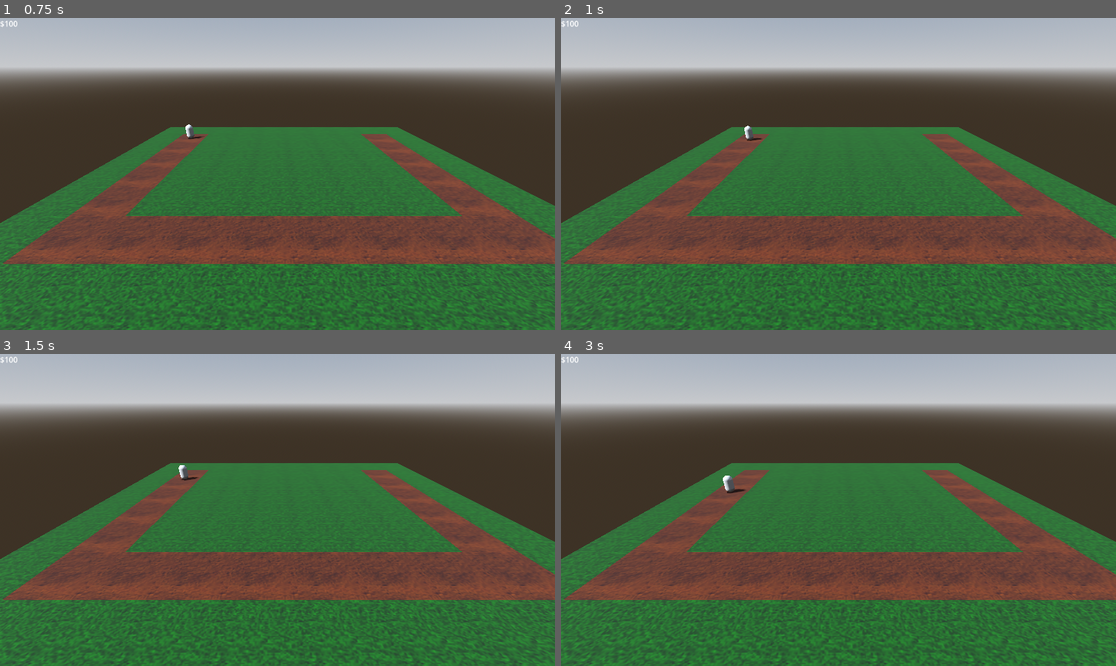
Above: before the commit, frames 1-4 (two rows, left to right).
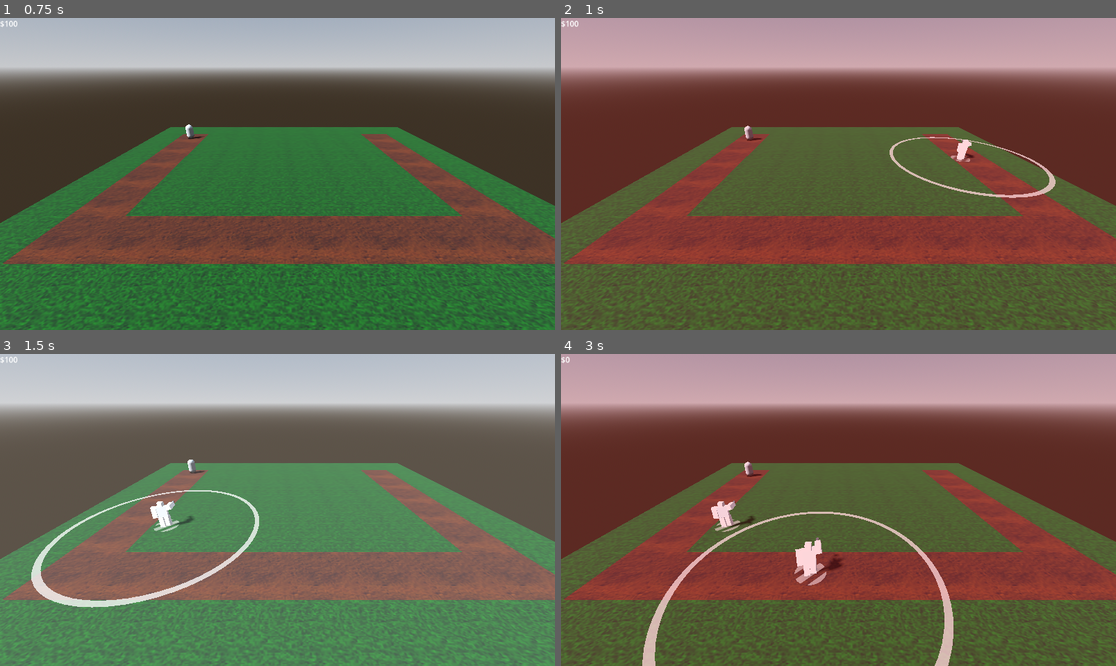
Above: after the commit, the same moments.

Repository: SirRight12/Godot-Tower-Defense
Game: Godot game, scene res://main.tscn
The game is run twice, just before and just after one commit, with the same random seed, the same clock (stepped at 60 frames per second) and the same inputs.
Inputs (mouse positions are in pixels of both pictures, inside the frame that each line leads up to):
- Up to frame 1 (0.75 s): move the mouse to (399, 158) at 0.52 s; click (399, 158) at 0.6 s
- Up to frame 2 (1 s): tap 1 (select1) at 0.8 s
- Up to frame 3 (1.5 s): move the mouse to (166, 525) at 1.27 s; tap 1 (select1) at 1.35 s; click (166, 525) at 1.42 s
- Up to frame 4 (3 s): tap 2 (select2) at 1.55, 2.1 s; move the mouse to (894, 441) at 2.02 s; click (894, 441) at 2.17 s; tap 3 (select3) at 2.3, 2.85 s; move the mouse to (810, 572) at 2.77 s; click (810, 572) at 2.92 s

Frame 1 is identical in both runs. In frame 2, 82% of the frame differs, in the area x 0-100%, y 0-100%; in frame 3, 81%; in frame 4, 83%.
Error before the commit: Parse Error: Function "show_all_tower_deny()" not found in base self. (res://Raycast.gd:37)
Error after the commit: Invalid assignment of property or key 'size' with value of type 'float' on a base object of type 'Nil'. (res://Tower.gd:19)

Commit message:
Stupids have been made

Diff:
--- a/DamageTower.gd
+++ b/DamageTower.gd
@@ -8,6 +8,7 @@
 @export var reload_time:float = 1:
 	get = get_reload_time
 @export var money_bonus:float = 1.0
+@onready var money:MoneyManager = game.request_manager(game.MANAGERS.MONEY)
 var awaiting_attack = false
 func _process(_delta):
 	if is_placeholder: return
--- a/GunTower.gd
+++ b/GunTower.gd
@@ -6,6 +6,5 @@
 	entity.shoot()
 	var dif = enemy.take_damage(damage)
 	money.add(dif*money_bonus)
-	enemy.take_damage(damage)
 func _init():
 	pass
--- a/Raycast.gd
+++ b/Raycast.gd
@@ -19,7 +19,6 @@
 var placed_tower = false
 var inspecting_tower = false
 var inspected_tower
-var towers_placed = {}
 func set_filter(color:Color):
 	filter.color = color
 func show_filter():
@@ -34,10 +33,6 @@
 	place_holder_tower = tower_selected.instantiate()
 	place_holder_tower.is_placeholder = true
 	current_selected = idx
-	show_all_tower_deny()
-	place_holder_tower = tower_selected.instantiate()
-	place_holder_tower.is_placeholder = true
-	current_selected = tower_selected
 	get_parent_node_3d().add_child(place_holder_tower)
 	place_holder_tower.show_range()
 	move_tower_to_mouse()
@@ -74,14 +69,7 @@
 		if !can_buy: return
 		registry.place_tower(current_selected,placeholder_position)
 		revoke_placeholder()
-		hide_all_tower_deny()
-		var tower:Tower = current_selected.instantiate()
-		towers_placed[tower.name] = tower
-		tower.set_position(placeholder_position)
-		revoke_placeholder()
-		get_parent_node_3d().add_child(tower)
 		placed_tower = true
-		tower.hide_all()
 func handle_move(event):
 	if !place_holder_tower: return
 	if !event is InputEventMouseMotion: return
--- a/Tower.gd
+++ b/Tower.gd
@@ -7,10 +7,6 @@
 @export var upgrades:Array[Upgrade]
 @onready var utils = find_child("TowerUtils")
 @onready var entity = find_child("Entity")
-@export var tower_range:float = 1.0
-@export var cost:int = 100
-@export var upgrades:Array[Upgrade]
-@onready var utils = find_child("TowerUtils")
 @onready var range_util:TowerRange = get_tower_util("Range")
 @onready var deny_place_util:Area3D = get_tower_util("DenyPlace")
 @onready var game:GameManager = get_parent_node_3d().find_child("GameManager")
--- a/game_manager.tscn
+++ b/game_manager.tscn
@@ -27,7 +27,7 @@
 
 [node name="WaveManager" type="Node" parent="." node_paths=PackedStringArray("current_game_mode")]
 script = ExtResource("3_sjgfr")
-current_game_mode = NodePath("../DEBUG")
+current_game_mode = NodePath("../Easy")
 basic = ExtResource("4_qnt7u")
 speedy = ExtResource("5_hsbw5")
 zickey = ExtResource("7_ufg46")
--- a/project.godot
+++ b/project.godot
@@ -58,7 +58,3 @@
 3d_physics/layer_3="Deny Placement"
 3d_physics/layer_4="Enemy Picking"
 3d_physics/layer_7="Enemy Detection"
-
-[rendering]
-
-renderer/rendering_method="gl_compatibility"
--- a/tower_utils.tscn
+++ b/tower_utils.tscn
@@ -26,12 +26,11 @@
 
 [node name="TowerUtils" type="Node3D"]
 
-[node name="Range" type="Area3D" parent="." node_paths=PackedStringArray("console")]
+[node name="Range" type="Area3D" parent="."]
 transform = Transform3D(1, 0, 0, 0, 1, 0, 0, 0, 1, 0, 0.01, 0)
 collision_layer = 64
 collision_mask = 8
 script = ExtResource("1_nr22f")
-console = NodePath("../Console")
 
 [node name="CollisionShape3D" type="CollisionShape3D" parent="Range"]
 shape = SubResource("CylinderShape3D_nyyw0")
